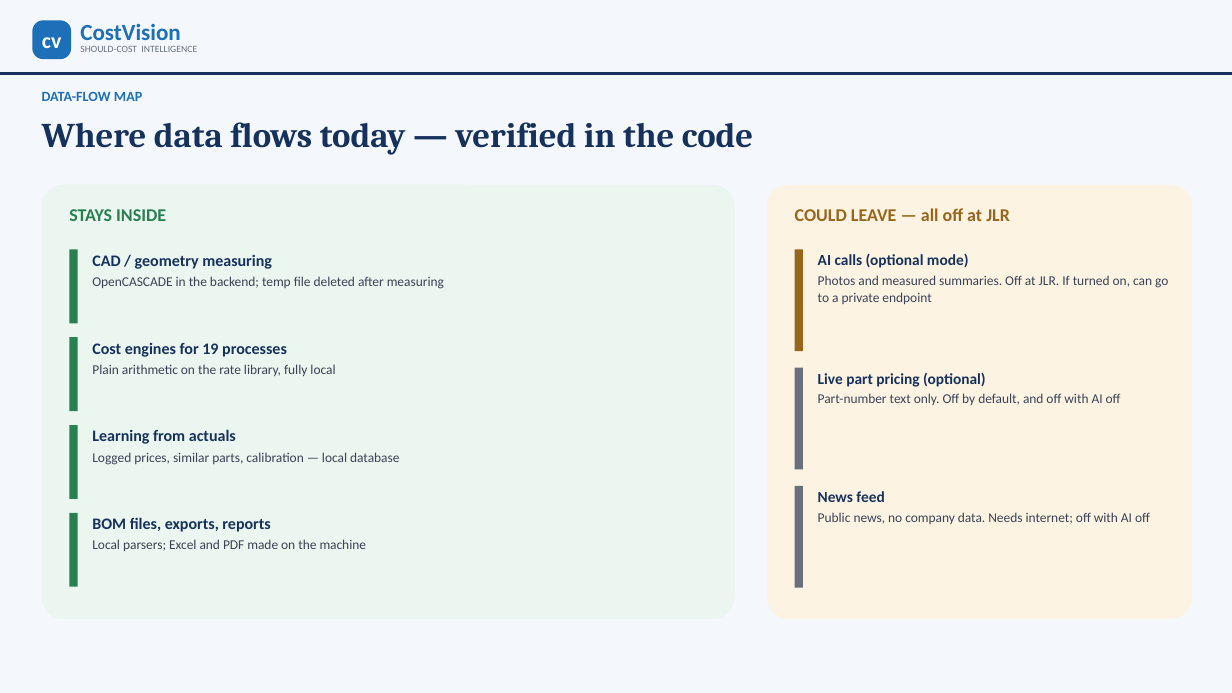
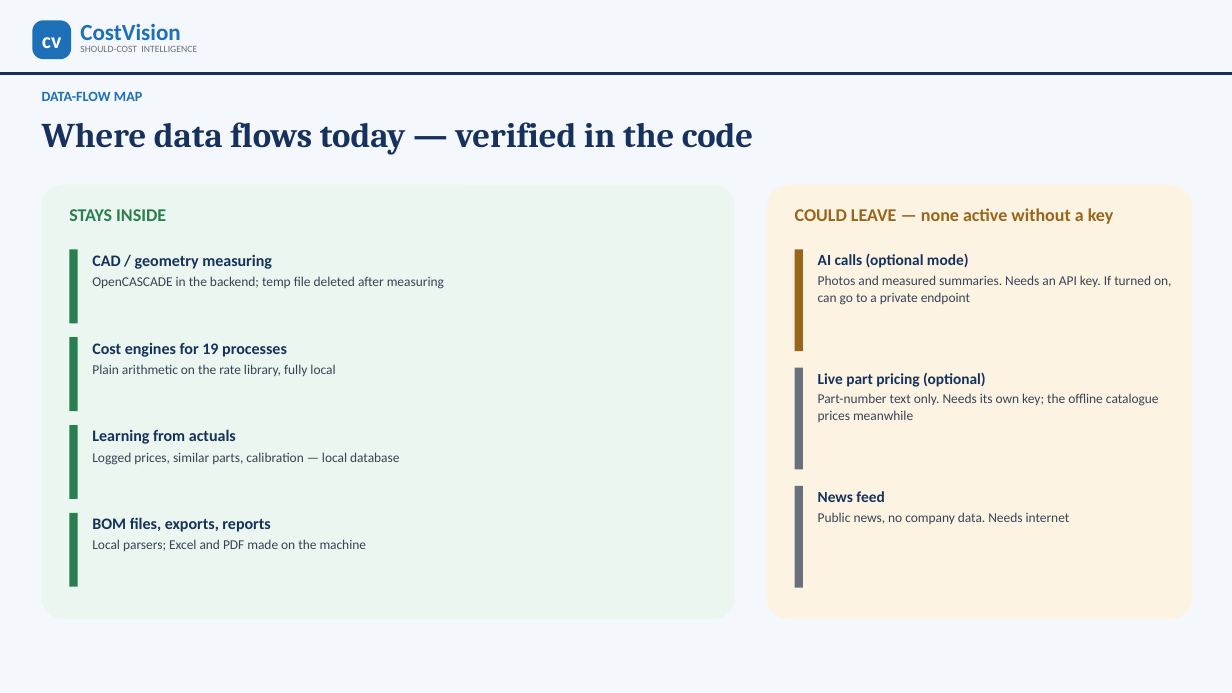
Before and after one commit to bhosaleavinash546/leamington-marathi, a slide deck: slide 8 of CostVision-Implementation-Blueprint.pptx. Drawn at 1232x693 pixels with LibreOffice and Linux fonts; fonts in the diff are those of the drawing. Boxes give left, top, right and bottom in pixels: in the first picture for what was removed or moved away, otherwise in the second. Text is boxed around its words. In the diff, an @@ line names an element or a change of style, - is before the commit and + after.

```diff
--- a/CostVision-Implementation-Blueprint.pptx
+++ b/CostVision-Implementation-Blueprint.pptx
@@ text at box(795, 208, 1114, 224): text changed @@
-COULD LEAVE — all off at JLR
+COULD LEAVE — none active without a key
@@ text at box(818, 275, 1171, 305): text changed @@
-Photos and measured summaries. Off at JLR. If turned on, can go to a private endpoint
+Photos and measured summaries. Needs an API key. If turned on, can go to a private endpoint
@@ text at box(818, 393, 1159, 422): text changed @@
-Part-number text only. Off by default, and off with AI off
+Part-number text only. Needs its own key; the offline catalogue prices meanwhile
@@ text at box(818, 512, 1070, 524): text changed @@
-Public news, no company data. Needs internet; off with AI off
+Public news, no company data. Needs internet
```
Also in this commit, not shown: 15 other slides changed, 18 other files.
